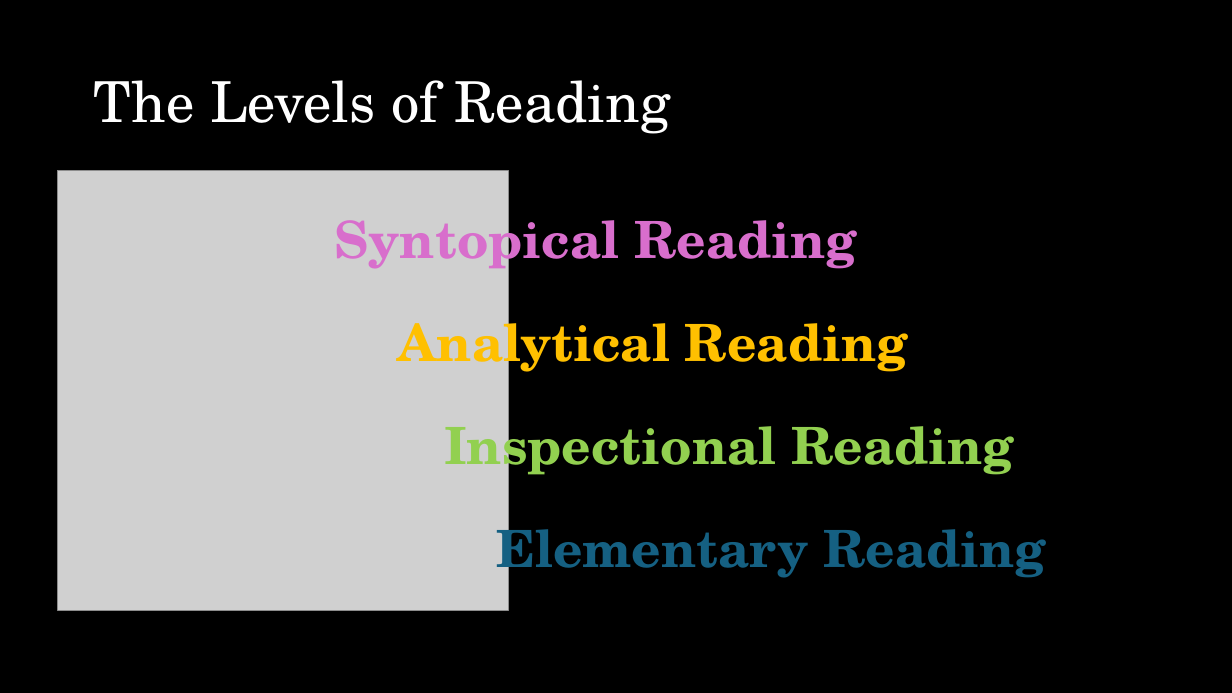
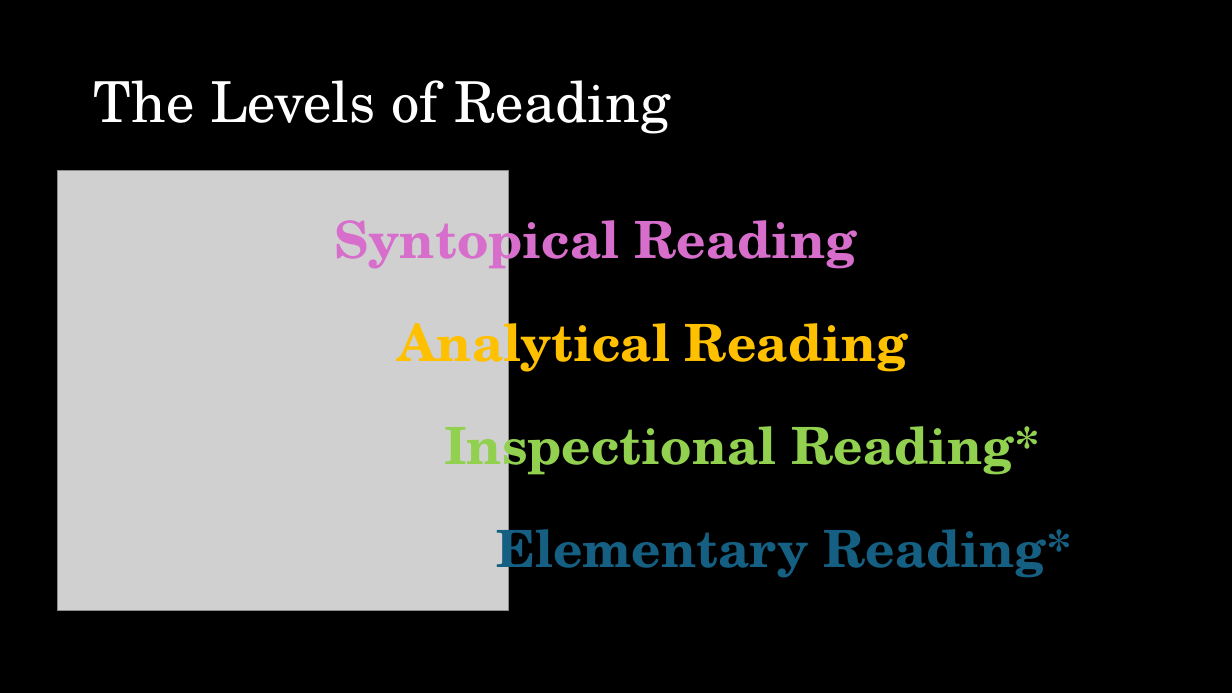
Before and after one commit to shafiqr-kmsw/matricphys, a slide deck: slide 10 of howtoreadbook/slides.pptx. Drawn at 1232x693 pixels with LibreOffice and Linux fonts; fonts in the diff are those of the drawing; grey boxes stand for pictures. Boxes give left, top, right and bottom in pixels: in the first picture for what was removed or moved away, otherwise in the second. Text is boxed around its words. In the diff, an @@ line names an element or a change of style, - is before the commit and + after.

```diff
--- a/howtoreadbook/slides.pptx
+++ b/howtoreadbook/slides.pptx
@@ text at box(444, 411, 1040, 481): text changed @@
-Inspectional Reading
+Inspectional Reading*
@@ text at box(496, 514, 1072, 584): text changed @@
-Elementary Reading
+Elementary Reading*
```
Also in this commit, not shown: 8 other slides changed, 1 other file.
